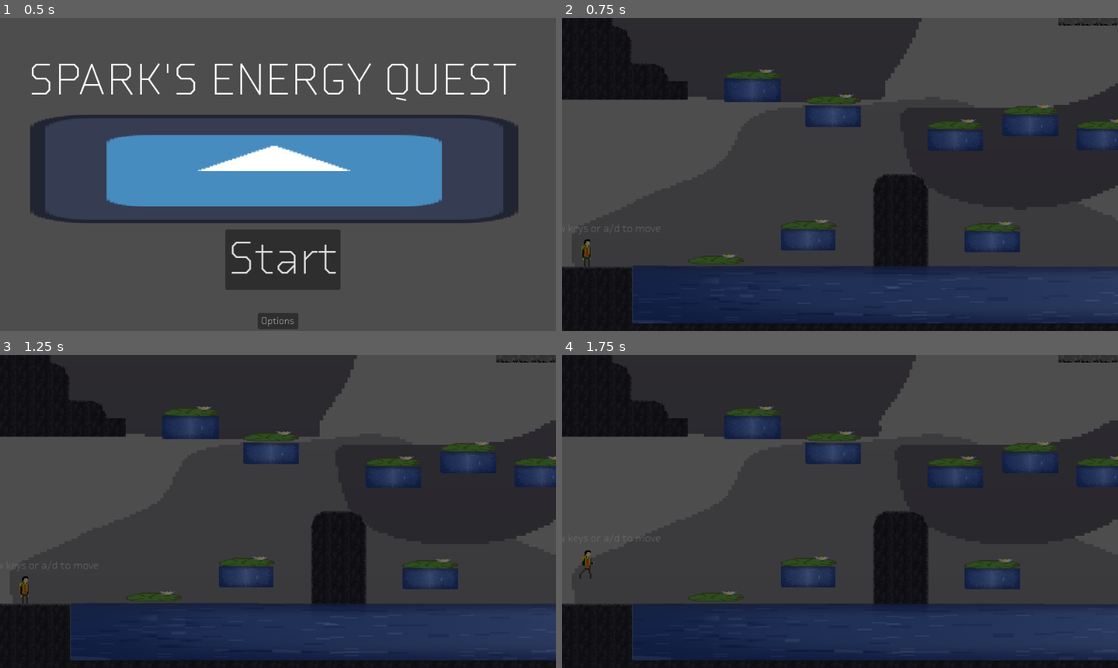
Above: before the commit, frames 1-4 (two rows, left to right).
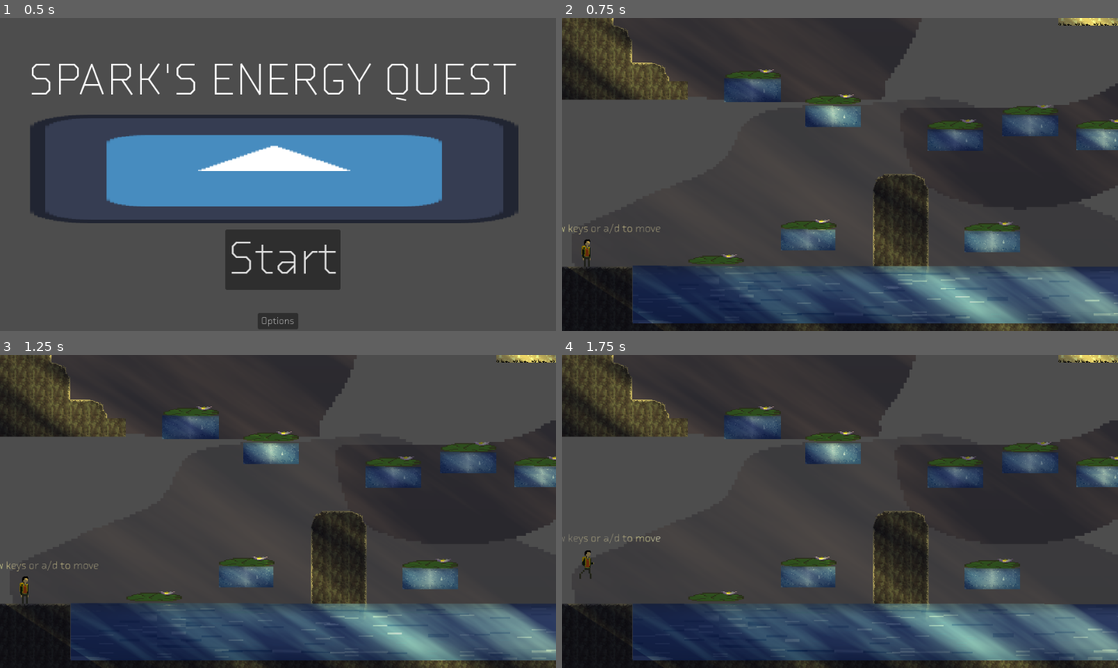
Above: after the commit, the same moments.

Repository: The-Spark-Industries/spark-energy
Game: Godot game, scene res://Master Scenes/titleScreen.tscn
Two runs of this game, one before a commit and one after it. Both use one fixed random seed, a clock stepped at 60 frames per second and the inputs below. The engine's default icon, where the game draws it, is replaced by a stand-in: a white triangle on a blue panel in a dark square.
Inputs:
- Up to frame 1 (0.5 s): no input
- Up to frame 2 (0.75 s): click "Start" at 0.5 s
- Up to frame 3 (1.25 s): no input
- Up to frame 4 (1.75 s): tap Enter (ui_accept) at 1.25 s; hold 2 (inventoryright) from 1.28 s (still down); hold E (e) from 1.28 s (still down); tap Space (jump) at 1.52 s; tap Q (q) at 1.55 s

Frame 1 is identical in both runs. In frame 2, 18% of the frame differs, in the area x 0-100%, y 0-100%; in frame 3, 18%; in frame 4, 18%.

Commit message:
Added basic lighting

Diff:
--- a/Master Scenes/level1.tscn
+++ b/Master Scenes/level1.tscn
@@ -2944,7 +2944,7 @@
 texture_scale = 1.73
 
 [node name="PointLight2D6" type="PointLight2D" parent="Lighting" unique_id=13792287]
-position = Vector2(2999.1802, -400.48495)
+position = Vector2(3100, -404.00003)
 rotation = 0.58294
 scale = Vector2(2.0490975, 0.5880383)
 color = Color(0.73251253, 0.6408778, 0.21132898, 1)
@@ -2954,6 +2954,19 @@
 texture_scale = 2.7
 
 [node name="AnimationPlayer" type="AnimationPlayer" parent="Lighting/PointLight2D6" unique_id=1273225128]
+autoplay = &"Light Movement"
+
+[node name="PointLight2D9" type="PointLight2D" parent="Lighting" unique_id=77525490]
+position = Vector2(6677.7505, -2141.946)
+rotation = 0.58294
+scale = Vector2(4.1592875, 0.48497495)
+color = Color(0.73251253, 0.6408778, 0.21132898, 1)
+energy = 3.78
+texture = SubResource("NoiseTexture2D_sfx35")
+offset = Vector2(-0.88, -5.44)
+texture_scale = 2.7
+
+[node name="AnimationPlayer" type="AnimationPlayer" parent="Lighting/PointLight2D9" unique_id=1334582043]
 autoplay = &"Light Movement"
 
 [node name="PointLight2D5" type="PointLight2D" parent="Lighting" unique_id=1377809327]
